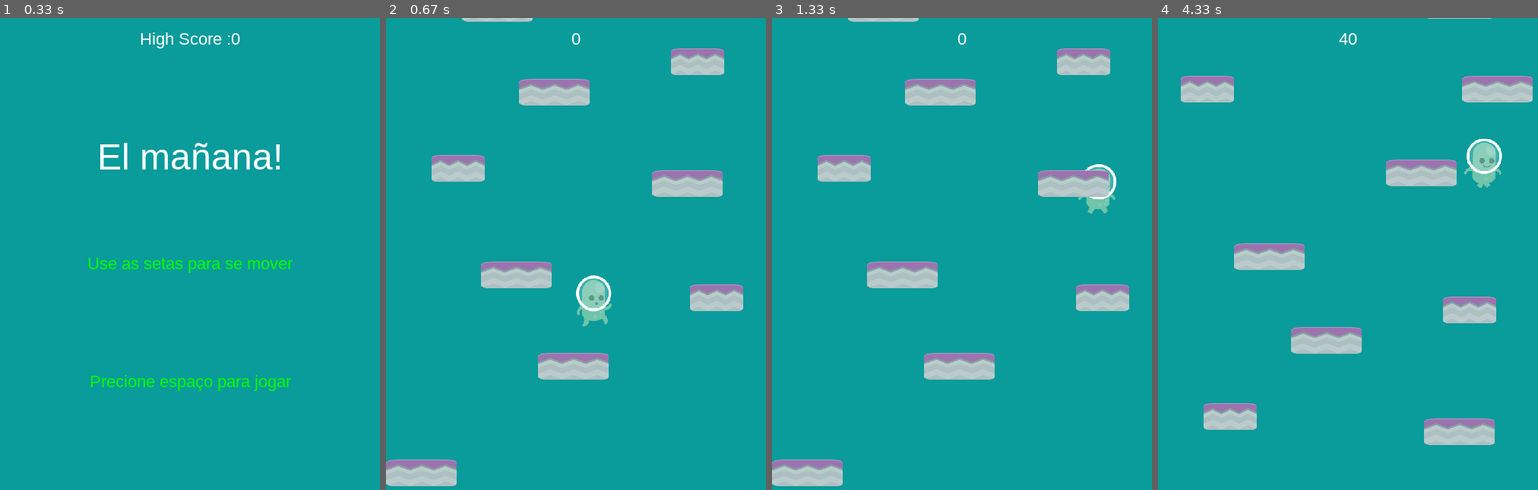
Above: before the commit, frames 1-4 (left to right).
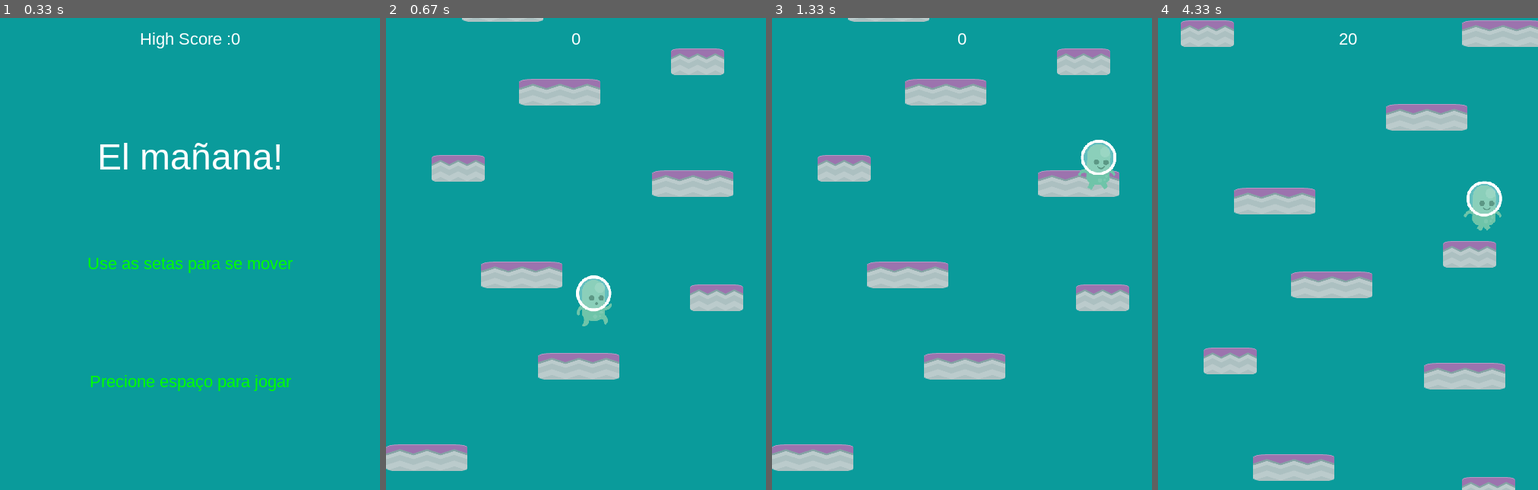
Above: after the commit, the same moments.

Repository: RodrigoMBarros/PyGame_2020.1
Game: pygame game, started from inicio_projeto/game_main.py
Same seed, same stepped clock (60 frames per second), same inputs: the game is played once before the commit and once after it.
Inputs:
- Up to frame 1 (0.33 s): no input
- Up to frame 2 (0.67 s): tap Space at 0.33 s
- Up to frame 3 (1.33 s): hold Right 0.67-1.13 s; tap Space at 0.73, 1.03, 1.23 s; hold Right from 1.17 s (still down)
- Up to frame 4 (4.33 s): tap Space at 1.53, 1.73, 2.03, 2.3, 2.6, 2.73, 3.03, 3.4, 3.7, 3.9, 4.2 s; release Right at 1.63 s; hold Left 1.67-2.2 s; hold Left 2.23-2.63 s; hold Right 2.67-3.3 s; hold Left 3.33-3.8 s; hold Right 3.83-4.3 s

Frame 1 is identical in both runs. In frame 2, 2.9% of the frame differs, in the area x 0-92%, y 0-100%; in frame 3, 3.6%; in frame 4, 19%, in the area x 6-100%, y 0-100%.

Commit message:
Plataformas epersonagens em sprites

Diff:
--- a/inicio_projeto/game_main.py
+++ b/inicio_projeto/game_main.py
@@ -10,11 +10,11 @@
 HS_FILE = "highscore.txt"
 SPRITESHEET = "p1_spritesheet.png"
 SPRITESHEET_PLAT = "tiles_spritesheet.png"
-
+#NAVE_LAYER = 0
 # == Player properies
 FAMOSO_ACEL = 8
 GRAVIDADE = 1
-PULO_FAMOSO = 20
+PULO_FAMOSO = 22
 
 # == Cores
 WHITE = (255, 255, 255)
@@ -31,7 +31,7 @@
 
 # === Formatando plataformas
 
-LISTA_plataformas_iniciais = [(0, HEIGHT - 40),
+LISTA_plataformas_iniciais = [(0, HEIGHT - 60),
                               (200, 440),
                               (125, 320),
                               (350, 200),
@@ -80,7 +80,7 @@
         image.blit(self.spritesheet, (0,0), (x, y, width, height) )
 
         #defininndo tamanho
-        largura = int(width/(0.75))
+        largura = int(width/(0.65))
         altura = int(height//2)
         image = pg.transform.scale(image, (largura, altura))
 
@@ -97,6 +97,7 @@
         image = pg.transform.scale(image, (largura, altura))
 
         return image
+
 
 # jogador#
 class Famoso(pg.sprite.Sprite):
@@ -340,9 +341,9 @@
 
         # Fazer a tela rodar quando o jogador chegar a 1/4 da tela
         if self.jogador.rect.top <= HEIGHT / 4:
-            self.jogador.rect.y += abs(self.jogador.Vy)
+            self.jogador.rect.y += max(abs(self.jogador.Vy), 2)
             for plat in self.platforms_R:
-                plat.rect.y += abs(self.jogador.Vy)
+                plat.rect.y += max(abs(self.jogador.Vy), 2)
                 if plat.rect.y >= HEIGHT:   # recolocando as plataformas regulares
                     width = random.randrange(50, 100)
                     p = Notas_regulares(self.spritesheet_p, (random.randrange(0, WIDTH - width)), (plat.rect.y - HEIGHT*2))
@@ -355,7 +356,7 @@
                     self.score += 10
 
             for plat in self.platforms_A:
-                plat.rect.y += abs(self.jogador.Vy)
+                plat.rect.y += max(abs(self.jogador.Vy), 2)
                 if plat.rect.y >= HEIGHT:   # recolocando as plataformas aleatorias
                     width = random.randrange(50, 100)
                     p = Notas_aleatorias(self.spritesheet_p, (random.randrange(0, WIDTH - width)), (random.randrange(-HEIGHT, -20)))
@@ -394,8 +395,8 @@
         # Função para desenvolver imagens
 
         self.screen.fill(LIGHTBLUE)
-        # self.screen.blit(backgrond,(0,0))
         self.all_sprites.draw(self.screen)
+        self.screen.blit(self.jogador.image, self.jogador.rect)
         self.draw_textos(str(self.score), 22, WHITE, WIDTH / 2, 15)
         pg.display.flip()  # uma desenhada e outra em construção #*after* drawuing everything
 
@@ -438,7 +439,7 @@
             with open(path.join(self.dir, HS_FILE), 'w') as ah:
                 ah.write(str(self.score))
         else :
-            self.draw_textos("NOVO HIGH SCORE!", 22, WHITE, WIDTH/2, (HEIGHT/2 + 40))
+            self.draw_textos("HIGH SCORE: " + str(self.highscore), 22, WHITE, WIDTH/2, (HEIGHT/2 + 40))
         pg.display.flip()
         self.espera_acao()
 
--- /dev/null
+++ b/inicio_projeto/img/spritesheet_spaceships.xml
@@ -0,0 +1,23 @@
+<TextureAtlas imagePath="sheet.png">
+	<SubTexture name="dome.png" x="372" y="256" width="83" height="98"/>
+	<SubTexture name="shipBeige.png" x="372" y="189" width="124" height="67"/>
+	<SubTexture name="shipBeige_damage1.png" x="372" y="122" width="124" height="67"/>
+	<SubTexture name="shipBeige_damage2.png" x="248" y="415" width="124" height="67"/>
+	<SubTexture name="shipBeige_manned.png" x="372" y="0" width="124" height="122"/>
+	<SubTexture name="shipBlue.png" x="248" y="325" width="124" height="90"/>
+	<SubTexture name="shipBlue_damage1.png" x="248" y="235" width="124" height="90"/>
+	<SubTexture name="shipBlue_damage2.png" x="248" y="145" width="124" height="90"/>
+	<SubTexture name="shipBlue_manned.png" x="248" y="0" width="124" height="145"/>
+	<SubTexture name="shipGreen.png" x="124" y="403" width="124" height="68"/>
+	<SubTexture name="shipGreen_damage1.png" x="124" y="335" width="124" height="68"/>
+	<SubTexture name="shipGreen_damage2.png" x="124" y="267" width="124" height="68"/>
+	<SubTexture name="shipGreen_manned.png" x="124" y="144" width="124" height="123"/>
+	<SubTexture name="shipPink.png" x="124" y="72" width="124" height="72"/>
+	<SubTexture name="shipPink_damage.png" x="124" y="0" width="124" height="72"/>
+	<SubTexture name="shipPink_damage1.png" x="0" y="421" width="124" height="72"/>
+	<SubTexture name="shipPink_manned.png" x="0" y="294" width="124" height="127"/>
+	<SubTexture name="shipYellow.png" x="0" y="232" width="124" height="62"/>
+	<SubTexture name="shipYellow_damage1.png" x="0" y="170" width="124" height="62"/>
+	<SubTexture name="shipYellow_damage2.png" x="0" y="108" width="124" height="62"/>
+	<SubTexture name="shipYellow_manned.png" x="0" y="0" width="124" height="108"/>
+</TextureAtlas>
Binary file added: inicio_projeto/img/spritesheet_spaceships.png
